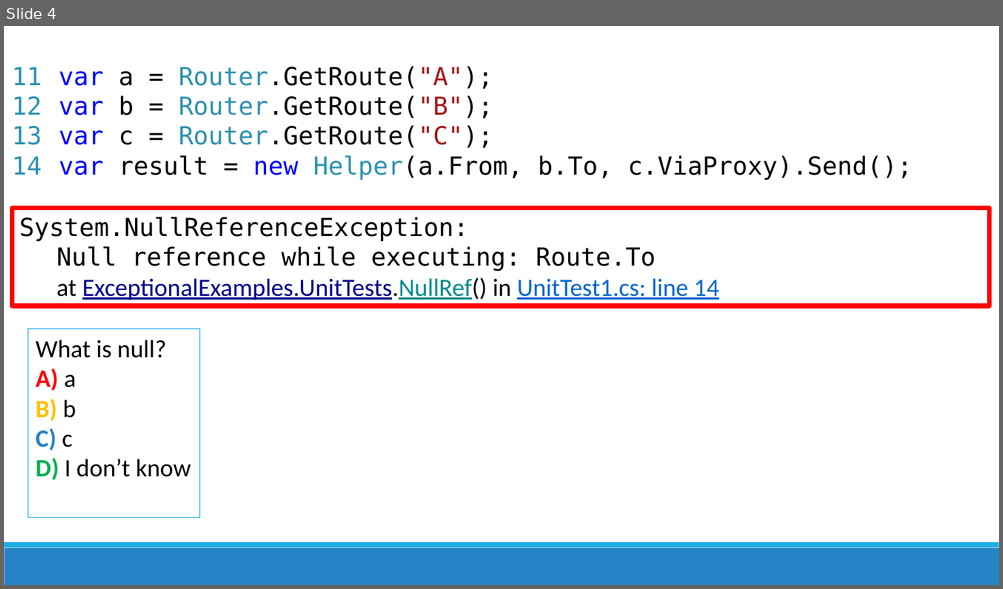
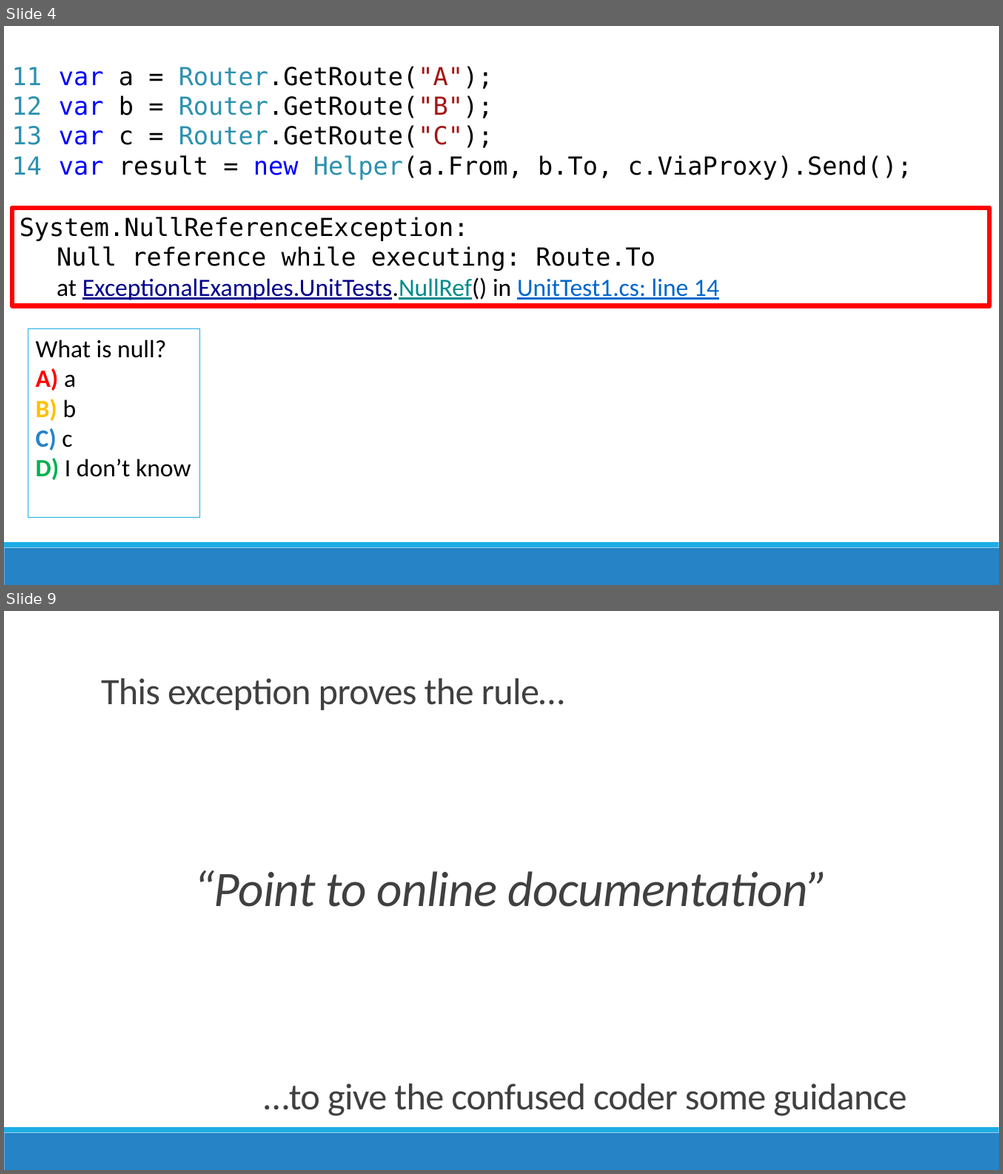
Before and after one commit to jamesrcounts/ExceptionalTalk, a slide deck: Talk.pptx. Shown one above the other, each under a label of ours: slide 4 before the commit, slides 4 and 9 after it; the slides between them are not shown. The pictures are 1003x589 and 1003x1174 pixels, drawn with LibreOffice and Linux fonts; fonts in the diff are those of the drawing. Boxes give left, top, right and bottom in pixels: in the first picture for what was removed or moved away, otherwise in the second. Text is boxed around its words. In the diff, an @@ line names an element or a change of style, - is before the commit and + after.

```diff
--- a/Talk.pptx
+++ b/Talk.pptx
@@ slide 9 added at [4, 611, 999, 1170], background #FFFFFF; not listed: 2 template elements that a slide beside it also shows @@
@@ title added at [101, 678, 565, 710], 36 pt, text #404040 @@
+This exception proves the rule…
@@ text added at [193, 871, 828, 907], 48 pt, text #404040, italic @@
+  “Point to online documentation”
@@ text added at [264, 1084, 906, 1116], 36 pt, text #404040 @@
+…to give the confused coder some guidance
```
Also in this commit, not shown: 2 slides changed, 2 other slides added.
